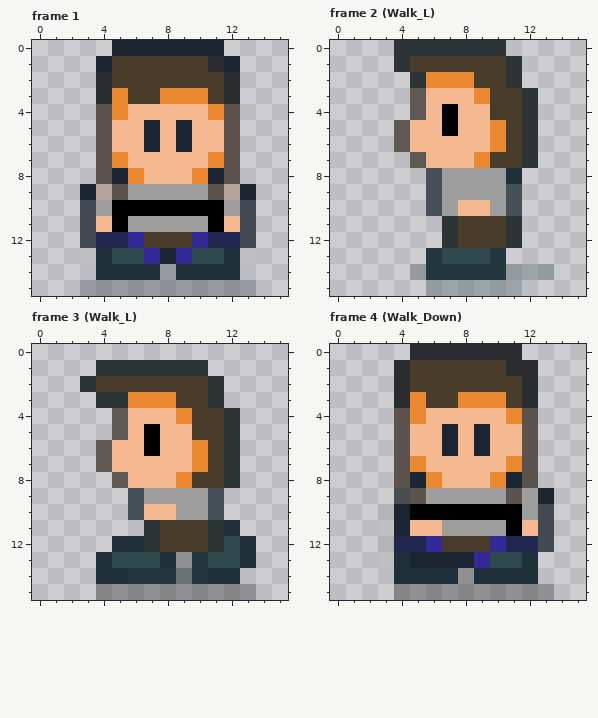
File history of a pixel-art file, Assets/Entwurf/Hero.aseprite. Above is the file before it was changed.
16x16 pixels, 8 frames. Colours within 5 levels of each other are drawn and written as one. Shown: frame 1, frame 2 (Walk_L), frame 3 (Walk_L), frame 4 (Walk_Down). The commit also changed other frames, which this record leaves out.
Now the later version:
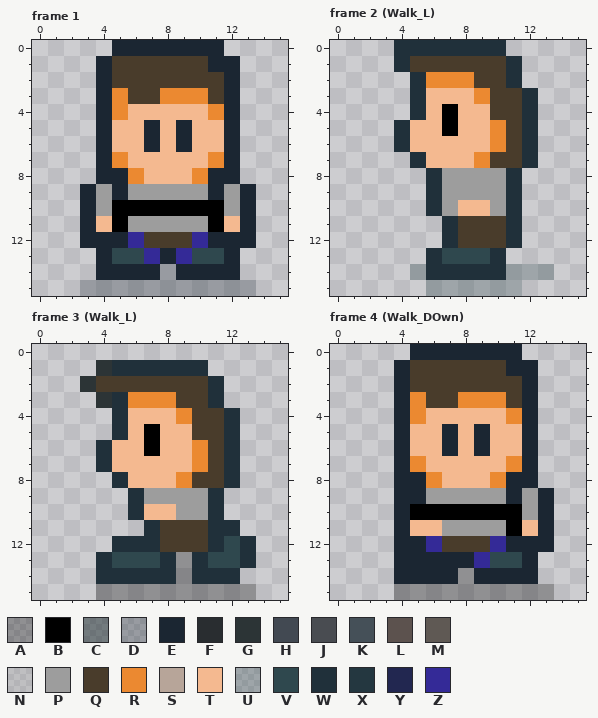
Palette (. is transparent): A #0000004c  B #000000  C #1c2a2e81  D #1b26324c  E #1b2632  F #292d30  G #2c3436  H #424952  J #494c51  K #455058  L #5c524e  M #5f5954  N #9d9d9d4c  P #9d9d9d  Q #493c2b  R #eb8931  S #b7a599  T #f4b990  U #2f484e4c  V #2f484e  W #20303a  X #243740  Y #222750  Z #342a97
Difference:
layer "Konturfarben" now hidden
Changed rows in their new state; - is an unchanged pixel.
Frame 1:
first column x 3:
 1 --------E--
 2 -E-------E-
 3 -E-------E-
 4 -E-------E-
 5 -E-------E-
 6 -E-------E-
 7 -E-------E-
 8 -E-------E-
 9 -PE-----EP-
10 E---------E
11 E---------E
12 EEE-----EEE
13 .E-------E.
14 -EEEE-EEEE-
Frame 2 (Walk_L):
first column x 4:
 0 WWWWWWW--
 1 W------W-
 2 -W-----W-
 3 -W------W
 4 -W------W
 5 W-------W
 6 W-------W
 7 -W------W
 8 --W------
 9 --W----W-
10 --W----W-
11 ---W---W-
12 ---W---W-
13 --W---W--
14 --WWWWW--
Frame 3 (Walk_L):
first column x 4:
 1 -WWWWWW--
 2 -------W-
 3 -W-----W-
 4 -W------W
 5 -W------W
 6 W-------W
 7 W-------W
 8 -W------W
 9 --W----W-
10 --W----W-
11 ---W---W-
12 ---W---W-
13 ------W--
14 --WWWAW--
Frame 4 (Walk_DOwn):
first column x 3:
 0 --EEEEEEE--
 1 -E------EE-
 2 -E-------E-
 3 -E-------E-
 4 -E-------E-
 5 -E-------E-
 6 -E-------E-
 7 -E-------E-
 8 -E-------E-
 9 -EE-----E--
10 .---------E
11 .---------E
12 .EE-----EEE
13 .E-------E-
14 -EEEE-EEEE-
Boxes around the changes in both pictures, in picture pixels (x1, y1, x2, y2):
changed: (80, 56, 256, 280)
changed: (394, 40, 538, 280)
changed: (96, 360, 240, 584)
changed: (378, 344, 554, 584)
